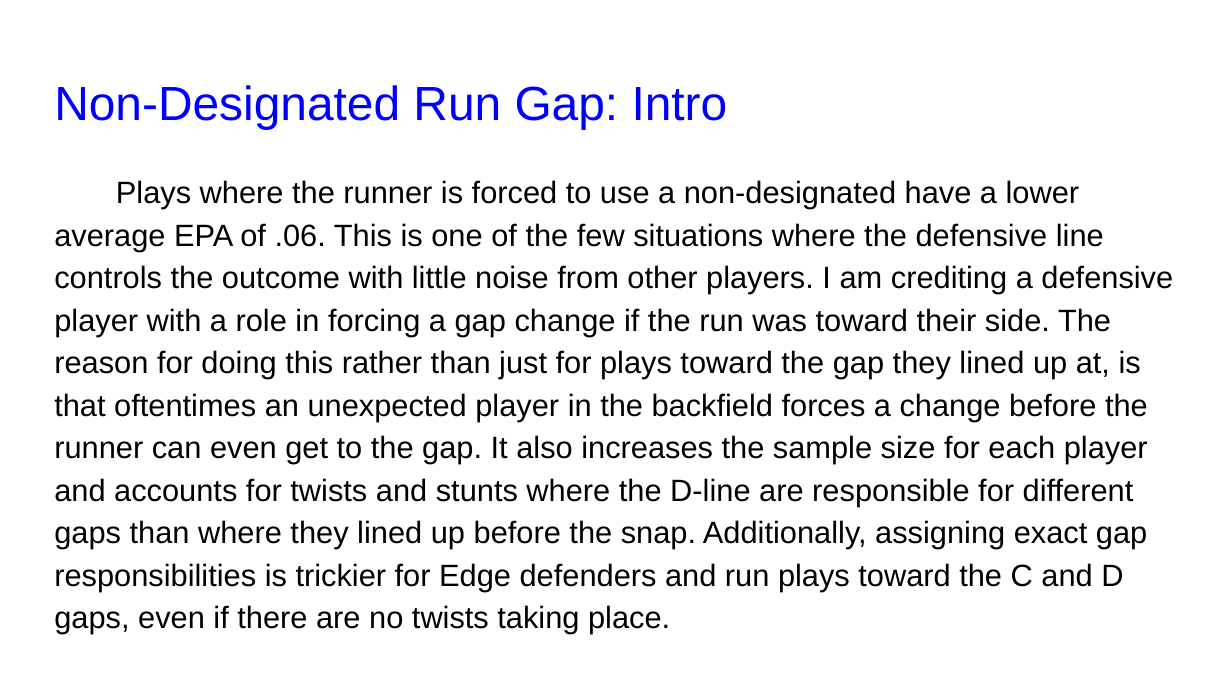
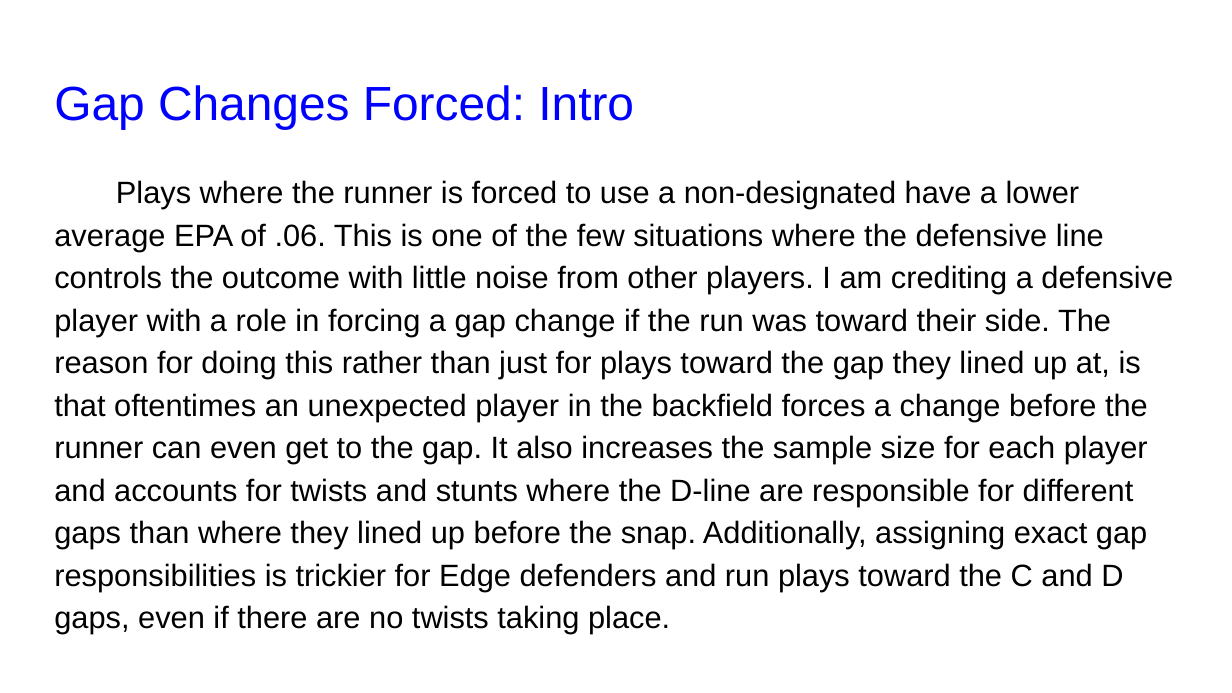
Before and after one commit to SportsInfoSolutions/AnalyticsChallenge2020, a slide deck: slide 25 of Submissions/SIS_Challenge.pptx (slide 24 before the commit). Drawn at 1232x693 pixels with LibreOffice and Linux fonts; fonts in the diff are those of the drawing. Boxes give left, top, right and bottom in pixels: in the first picture for what was removed or moved away, otherwise in the second. Text is boxed around its words. In the diff, an @@ line names an element or a change of style, - is before the commit and + after.

```diff
--- a/Submissions/SIS_Challenge.pptx
+++ b/Submissions/SIS_Challenge.pptx
@@ title at box(54, 85, 634, 129): text changed @@
-Non-Designated Run Gap: Intro
+Gap Changes Forced: Intro
```
Also in this commit, not shown: 7 other slides changed, 3 slides added, 1 slide removed, 1 other file.
